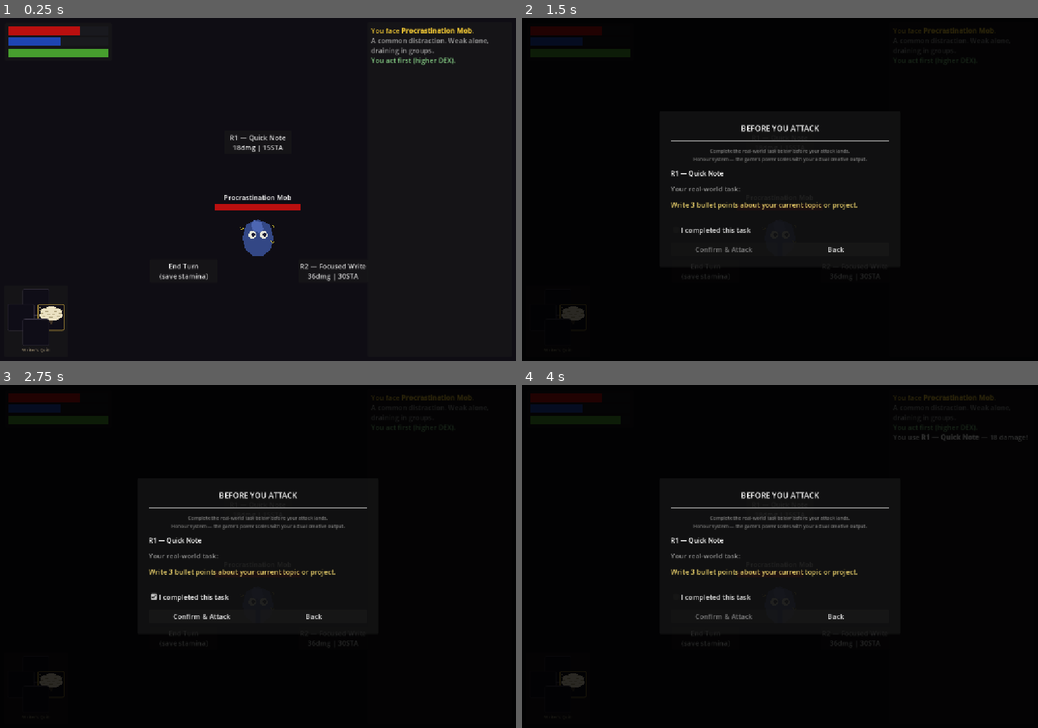
Above: before the commit, frames 1-4 (two rows, left to right).
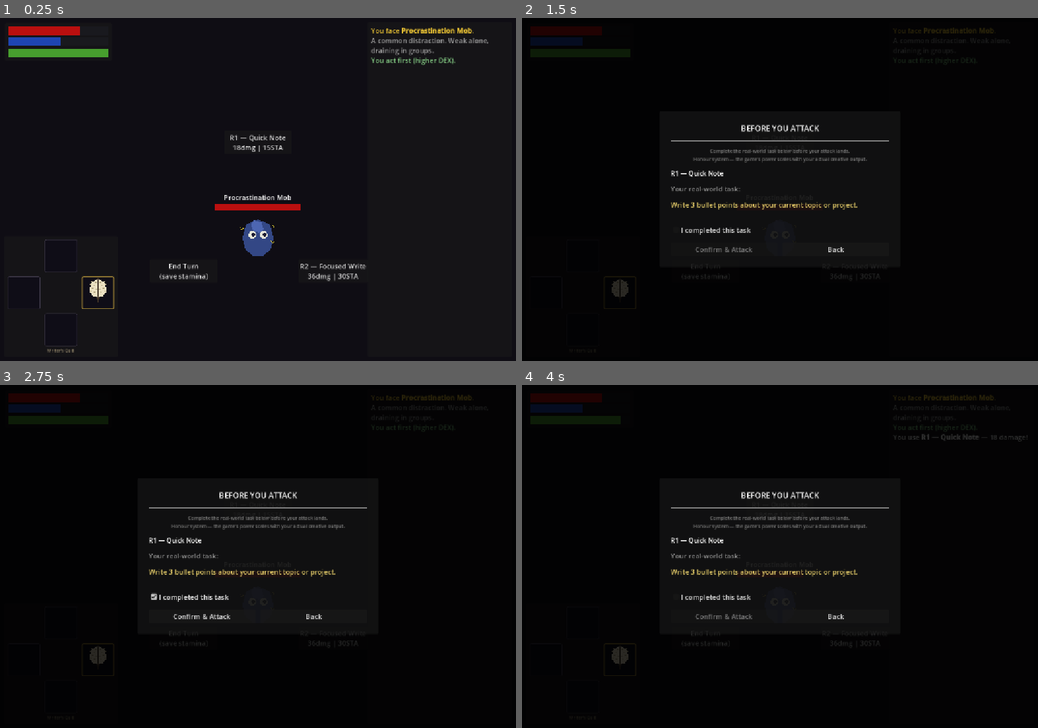
Above: after the commit, the same moments.

Repository: WRCIECH/online-ring
Game: Godot game, scene res://scenes/combat/combat.tscn
Two runs of this game, one before a commit and one after it. Both use one fixed random seed, a clock stepped at 60 frames per second and the inputs below. This scene is started directly instead of the project's main scene.
Inputs:
- Up to frame 1 (0.25 s): no input
- Up to frame 2 (1.5 s): click "R1 — Quick Note 18dmg | 15STA" at 0.5 s; click "R2 — Focused Write 36dmg | 30…" at 1.25 s
- Up to frame 3 (2.75 s): click "I completed this task" at 2 s
- Up to frame 4 (4 s): click "Confirm & Attack" at 2.75 s; click "R1 — Quick Note 18dmg | 15STA" at 3.5 s

The runs differ from the first frame. In frame 1, 0.6% of the frame differs, in the area x 1-23%, y 64-98%; in frame 2, 0.3%; in frame 3, 0.3%; in frame 4, 0.3%.

Commit message:
Fix equipment cross layout, slot size, and weapon stretch
- Replace overlapping half-offset positions with proper 3x3 grid
  (STEP=86px per cell); the four cross slots now sit in separate cells
  with no overlap at all
- Grow slots from 62px to 76px (~50% more area as requested)
- Apply draw_set_transform x-scale 0.72 in WeaponDisplay so portrait
  weapons render slim instead of filling the full square slot

Co-Authored-By: Claude Sonnet 4.6 <noreply@anthropic.com>

Diff:
--- a/scripts/combat/combat_scene.gd
+++ b/scripts/combat/combat_scene.gd
@@ -664,55 +664,57 @@
 # ── Weapon panel — bottom left ────────────────────────────────────────────────
 
 func _build_equipment_slots() -> void:
-	# Four slots in an Elden Ring-style cross:
-	#        [Spell ▲]
-	#  [Left ◄]  [► Weapon]
-	#        [▼ Estus]
-	const SZ  := 62.0   # slot size (px)
-	const GAP :=  8.0   # gap between slots
+	# Four slots in an Elden Ring-style cross (3×3 grid, centre empty):
+	#        [▲ Spell ]
+	#  [◄ Left ]   [Weapon ►]
+	#        [▼ Estus ]
+	const SZ  := 76.0   # slot side length (px) — ~50% more area than before
+	const GAP := 10.0   # gap between slots
 	const PAD :=  8.0   # panel inner padding
-
-	# Panel: (2*PAD + 2*SZ + GAP) wide, (2*PAD + 2*SZ + GAP + 18) tall
+	var STEP  := SZ + GAP   # = 86
+
+	# Grid content: 3*SZ + 2*GAP = 248 wide/tall
+	var content_sz := 3.0 * SZ + 2.0 * GAP          # = 248
+	var label_h    := 17.0
+	var panel_w    := int(2.0 * PAD + content_sz)    # = 264
+	var panel_h    := int(2.0 * PAD + content_sz + label_h)  # = 281
+
 	var outer := PanelContainer.new()
 	outer.set_anchors_and_offsets_preset(Control.PRESET_BOTTOM_LEFT)
 	outer.offset_left   = 10
-	outer.offset_right  = 10 + int(2*PAD + 2*SZ + GAP)     # = 158
+	outer.offset_right  = 10 + panel_w    # = 274
 	outer.offset_bottom = -10
-	outer.offset_top    = -10 - int(2*PAD + 2*SZ + GAP + 18) # = -176
+	outer.offset_top    = -10 - panel_h   # = -291
 	add_child(outer)
 
 	var m := _margin_container(outer, int(PAD))
 
-	# Free-positioned root; children use explicit position+size
 	var root := Control.new()
-	root.custom_minimum_size = Vector2(2*SZ + GAP, 2*SZ + GAP + 18)
+	root.custom_minimum_size = Vector2(content_sz, content_sz + label_h)
 	root.mouse_filter = Control.MOUSE_FILTER_IGNORE
 	m.add_child(root)
 
-	var half: float = (SZ + GAP) / 2.0   # = 35
-
-	# Spell slot (top) — empty
-	_equipment_slot(root, Vector2(half, 0), SZ, false)
-
+	# Spell slot (top centre) — empty
+	_equipment_slot(root, Vector2(STEP, 0),              SZ, false)
 	# Left-hand slot — empty
-	_equipment_slot(root, Vector2(0, half), SZ, false)
-
-	# Weapon slot (right) — active, contains WeaponDisplay
-	var wslot := _equipment_slot(root, Vector2(SZ + GAP, half), SZ, true)
+	_equipment_slot(root, Vector2(0,    STEP),           SZ, false)
+	# Weapon slot (right centre) — active, contains WeaponDisplay
+	var wslot := _equipment_slot(root, Vector2(2.0 * STEP, STEP), SZ, true)
+	# Consumable / Estus slot (bottom centre) — empty
+	_equipment_slot(root, Vector2(STEP, 2.0 * STEP),    SZ, false)
+
+	# Weapon art inside the right slot
 	_weapon_display = WeaponDisplay.new()
 	_weapon_display.set_anchors_and_offsets_preset(Control.PRESET_FULL_RECT)
 	wslot.add_child(_weapon_display)
 
-	# Consumable / Estus slot (bottom) — empty
-	_equipment_slot(root, Vector2(half, SZ + GAP), SZ, false)
-
-	# Tiny weapon name below the cross
+	# Weapon name label below the cross
 	_weapon_name_lbl = Label.new()
 	_weapon_name_lbl.horizontal_alignment = HORIZONTAL_ALIGNMENT_CENTER
 	_weapon_name_lbl.add_theme_font_size_override("font_size", 10)
 	_weapon_name_lbl.add_theme_color_override("font_color", Color(0.55, 0.50, 0.40))
-	_weapon_name_lbl.position = Vector2(0, 2*SZ + GAP + 3)
-	_weapon_name_lbl.size     = Vector2(2*SZ + GAP, 14)
+	_weapon_name_lbl.position = Vector2(0, content_sz + 3.0)
+	_weapon_name_lbl.size     = Vector2(content_sz, 14)
 	root.add_child(_weapon_name_lbl)
 
 func _equipment_slot(parent: Control, pos: Vector2, sz: float, active: bool) -> Panel:
--- a/scripts/combat/weapon_display.gd
+++ b/scripts/combat/weapon_display.gd
@@ -33,6 +33,12 @@
 	if _sprite and _sprite.visible:
 		return   # sprite takes over
 
+	# Compress horizontally so portrait weapons don't look wide in a square slot.
+	# draw_set_transform scale keeps the centre x fixed while squeezing the arms.
+	var sx := 0.72
+	var ox := size.x * 0.5 * (1.0 - sx)
+	draw_set_transform(Vector2(ox, 0.0), 0.0, Vector2(sx, 1.0))
+
 	var cx := size.x * 0.5
 	var H  := size.y
 
@@ -43,6 +49,8 @@
 		"viral_hook":      _hook(cx, H)
 		"sacred_seal":     _seal(cx, H)
 		_:                 _generic(cx, H)
+
+	draw_set_transform(Vector2.ZERO, 0.0, Vector2.ONE)
 
 # ── Writers Quill ─────────────────────────────────────────────────────────────
 func _quill(cx: float, H: float) -> void:
